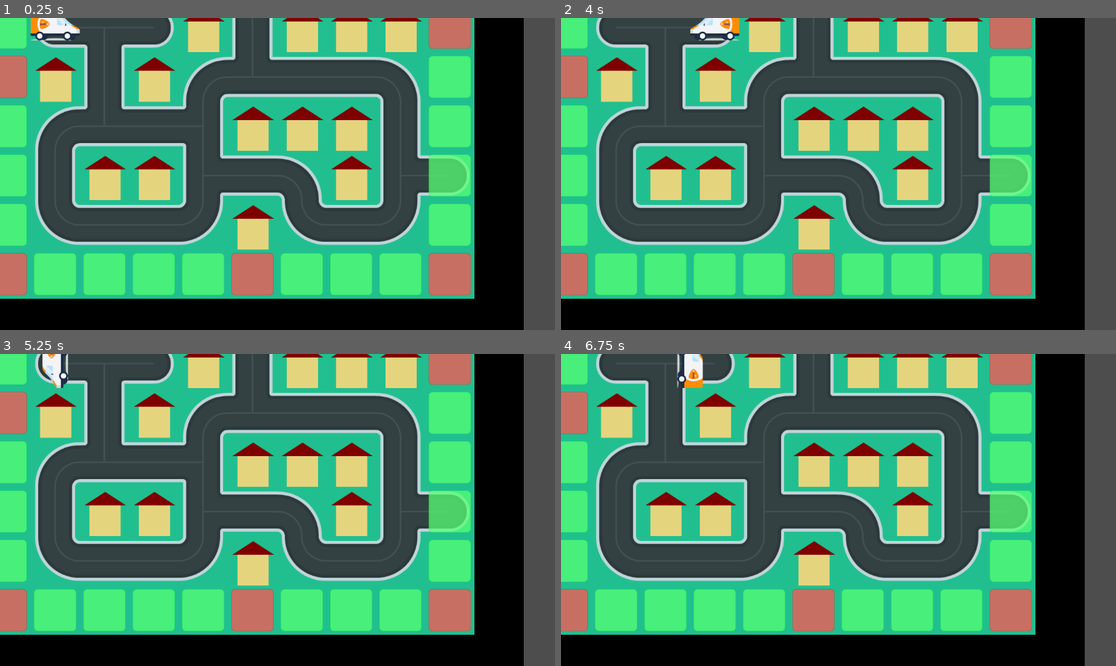
Above: before the commit, frames 1-4 (two rows, left to right).
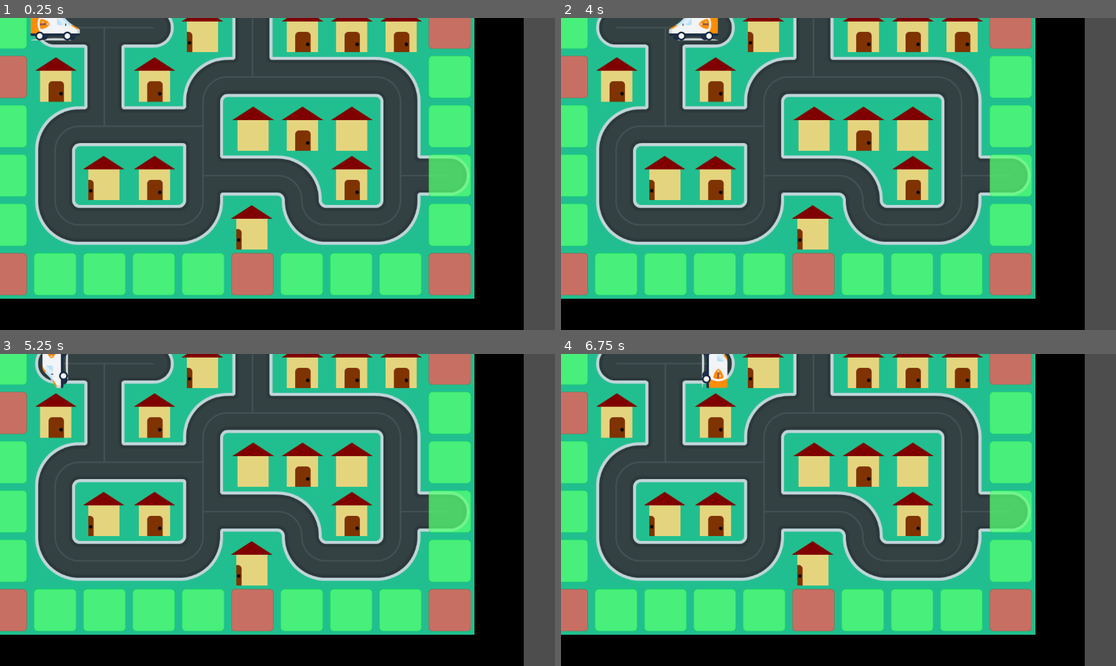
Above: after the commit, the same moments.

Repository: DamienKusters/gmtk2026jam
Game: Godot game, scene res://nodes/game.tscn
Two runs of this game, one before a commit and one after it. Both use one fixed random seed, a clock stepped at 60 frames per second and the inputs below.
Inputs:
- Up to frame 1 (0.25 s): no input
- Up to frame 2 (4 s): hold D (right) 0.53-1.28 s; hold S (down) 1.28-2.03 s; tap Enter at 2, 3.5 s; hold D (right) 2.03-2.78 s; tap Space at 2.75 s; hold W (up) 2.78-3.53 s; hold A (left) from 3.53 s (still down)
- Up to frame 3 (5.25 s): release A (left) at 5.03 s; hold S (down) from 5.03 s (still down)
- Up to frame 4 (6.75 s): tap Space at 5.75 s; release S (down) at 5.78 s; hold D (right) 5.78-6.53 s; hold W (up) from 6.53 s (still down)

The runs differ from the first frame. In frame 1, 1.9% of the frame differs, in the area x 8-74%, y 0-75%; in frame 2, 2.6%; in frame 3, 1.9%; in frame 4, 2.7%.

Commit message:
feat: Housing direction and deliveries

Diff:
--- a/nodes/game.tscn
+++ b/nodes/game.tscn
@@ -15,72 +15,85 @@
 1:0/0/terrain = 0
 1:0/0/terrains_peering_bit/right_side = 0
 1:0/0/terrains_peering_bit/bottom_side = 0
+1:0/0/custom_data_6 = true
 1:1/0 = 0
 1:1/0/terrain_set = 0
 1:1/0/terrain = 0
 1:1/0/terrains_peering_bit/right_side = 0
 1:1/0/terrains_peering_bit/top_side = 0
+1:1/0/custom_data_6 = true
 2:1/0 = 0
 2:1/0/terrain_set = 0
 2:1/0/terrain = 0
 2:1/0/terrains_peering_bit/left_side = 0
 2:1/0/terrains_peering_bit/top_side = 0
+2:1/0/custom_data_6 = true
 2:0/0 = 0
 2:0/0/terrain_set = 0
 2:0/0/terrain = 0
 2:0/0/terrains_peering_bit/bottom_side = 0
 2:0/0/terrains_peering_bit/left_side = 0
+2:0/0/custom_data_6 = true
 0:0/0 = 0
 0:0/0/terrain_set = 0
 0:0/0/terrain = 0
 0:0/0/terrains_peering_bit/bottom_side = 0
 0:0/0/terrains_peering_bit/top_side = 0
+0:0/0/custom_data_6 = true
 0:1/0 = 0
 0:1/0/terrain_set = 0
 0:1/0/terrain = 0
 0:1/0/terrains_peering_bit/right_side = 0
 0:1/0/terrains_peering_bit/left_side = 0
+0:1/0/custom_data_6 = true
 4:3/0 = 0
 4:3/0/terrain_set = 0
 4:3/0/terrain = 0
 4:3/0/terrains_peering_bit/right_side = 0
 4:3/0/terrains_peering_bit/left_side = 0
 4:3/0/terrains_peering_bit/top_side = 0
+4:3/0/custom_data_6 = true
 4:2/0 = 0
 4:2/0/terrain_set = 0
 4:2/0/terrain = 0
 4:2/0/terrains_peering_bit/right_side = 0
 4:2/0/terrains_peering_bit/bottom_side = 0
 4:2/0/terrains_peering_bit/top_side = 0
+4:2/0/custom_data_6 = true
 5:2/0 = 0
 5:2/0/terrain_set = 0
 5:2/0/terrain = 0
 5:2/0/terrains_peering_bit/bottom_side = 0
 5:2/0/terrains_peering_bit/left_side = 0
 5:2/0/terrains_peering_bit/top_side = 0
+5:2/0/custom_data_6 = true
 5:3/0 = 0
 5:3/0/terrain_set = 0
 5:3/0/terrain = 0
 5:3/0/terrains_peering_bit/right_side = 0
 5:3/0/terrains_peering_bit/bottom_side = 0
 5:3/0/terrains_peering_bit/left_side = 0
+5:3/0/custom_data_6 = true
 8:3/0 = 0
 8:3/0/terrain_set = 0
 8:3/0/terrain = 0
 8:3/0/terrains_peering_bit/right_side = 0
+8:3/0/custom_data_6 = true
 9:3/0 = 0
 9:3/0/terrain_set = 0
 9:3/0/terrain = 0
 9:3/0/terrains_peering_bit/left_side = 0
+9:3/0/custom_data_6 = true
 8:2/0 = 0
 8:2/0/terrain_set = 0
 8:2/0/terrain = 0
 8:2/0/terrains_peering_bit/bottom_side = 0
+8:2/0/custom_data_6 = true
 9:2/0 = 0
 9:2/0/terrain_set = 0
 9:2/0/terrain = 0
 9:2/0/terrains_peering_bit/top_side = 0
-9:1/0 = 0
+9:2/0/custom_data_6 = true
 9:0/0 = 0
 9:0/0/terrain_set = 0
 9:0/0/terrain = 0
@@ -88,6 +101,7 @@
 9:0/0/terrains_peering_bit/bottom_side = 0
 9:0/0/terrains_peering_bit/left_side = 0
 9:0/0/terrains_peering_bit/top_side = 0
+9:0/0/custom_data_6 = true
 0:2/0 = 0
 0:2/0/custom_data_0 = true
 10:0/0 = 0
@@ -122,6 +136,8 @@
 custom_data_layer_4/type = 1
 custom_data_layer_5/name = "house_right"
 custom_data_layer_5/type = 1
+custom_data_layer_6/name = "road"
+custom_data_layer_6/type = 1
 sources/2 = SubResource("TileSetAtlasSource_cpdmu")
 
 [sub_resource type="TileSetAtlasSource" id="TileSetAtlasSource_6hfer"]
@@ -168,7 +184,7 @@
 texture = SubResource("AtlasTexture_ogq8d")
 
 [node name="Timer" type="Timer" parent="Van" unique_id=559396832]
-wait_time = 0.5
+wait_time = 0.35
 autostart = true
 
 [connection signal="timeout" from="Van/Timer" to="Van" method="_on_timer_timeout"]
--- a/nodes/tilemap.gd
+++ b/nodes/tilemap.gd
@@ -3,35 +3,54 @@
 
 @onready var tilemap: TileMapLayer = $Main
 
-var houses_atlas_coords = [
-	Vector2i(10,0),
-	Vector2i(10,1),
-	Vector2i(11,0),
-	Vector2i(11,1),
-]
+var houses_direction_atlas_map = {
+	Vector2i.RIGHT: Vector2i(10,1),
+	Vector2i.LEFT: Vector2i(11,1),
+	Vector2i.UP: Vector2i(10,0),
+	Vector2i.DOWN: Vector2i(11,0),
+}
 var houses: Array
+var deliveries: Dictionary = {}
 
 func _ready():
 #	TODO generate map
 #	TEST adding roads with terrain logic
-	tilemap.set_cells_terrain_connect(
-		[
-			Vector2i(-1,-1),
-			Vector2i(-1,-2),
-			Vector2i(-1,-3),
-			Vector2i(-2,-3),
-		],
-		0,
-		0
-	)
+	#tilemap.set_cells_terrain_connect(
+		#[
+			#Vector2i(-1,-1),
+			#Vector2i(-1,-2),
+			#Vector2i(-1,-3),
+			#Vector2i(-2,-3),
+		#],
+		#0,
+		#0
+	#)
 
-	for c in houses_atlas_coords:
+	for c in houses_direction_atlas_map.values():
 		houses.append_array(tilemap.get_used_cells_by_id(2, c))
-	pass
+	for h in houses:
+		deliveries[h] = false
+	generate_houses_direction()
+
+func deliver_newspaper(house_coords: Vector2i):
+	if houses.has(house_coords):
+		deliveries[house_coords] = true
+
+func generate_houses_direction():
+	for h in houses:
+		var roads: Array = []
+		for tile_coords in tilemap.get_surrounding_cells(h):
+			var data: TileData = tilemap.get_cell_tile_data(tile_coords)
+			if data and data.get_custom_data("road"):
+				roads.append(tile_coords)
+		var road_coords = roads.pick_random()
+		var direction_vector = road_coords - h
+		tilemap.set_cell(h, 2, houses_direction_atlas_map[direction_vector])
 
 func get_tile_by_coords(coords: Vector2i) -> Dictionary:
 	var data: TileData = tilemap.get_cell_tile_data(coords)
 	return {
+		"road": data.get_custom_data("road") if data else false,
 		"land_block": data.get_custom_data("land_block") if data else true,
 		"inaccessable": data.get_custom_data("inaccessable") if data else true,
 		"house_up": data.get_custom_data("house_up") if data else false,
--- a/nodes/van/van.gd
+++ b/nodes/van/van.gd
@@ -40,8 +40,24 @@
 
 func _on_timer_timeout() -> void:
 	var next_tile_coords = location_normalized + direction
-	# TODO check upcoming tile, if you may move, move. else stay still untill switched
 	var next_tile = tilemap.get_tile_by_coords(next_tile_coords)
+	if next_tile["house_left"] or next_tile["house_up"] or next_tile["house_right"] or next_tile["house_down"]:
+		var deliver_successful := false
+		match(direction):
+			Vector2i.LEFT:
+				if next_tile["house_right"]:
+					deliver_successful = true
+			Vector2i.RIGHT:
+				if next_tile["house_left"]:
+					deliver_successful = true
+			Vector2i.UP:
+				if next_tile["house_down"]:
+					deliver_successful = true
+			Vector2i.DOWN:
+				if next_tile["house_up"]:
+					deliver_successful = true
+		if deliver_successful:
+			tilemap.deliver_newspaper(next_tile_coords)
 	if next_tile["inaccessable"] or next_tile["land_block"]:
 		return
 	location_normalized = next_tile_coords
